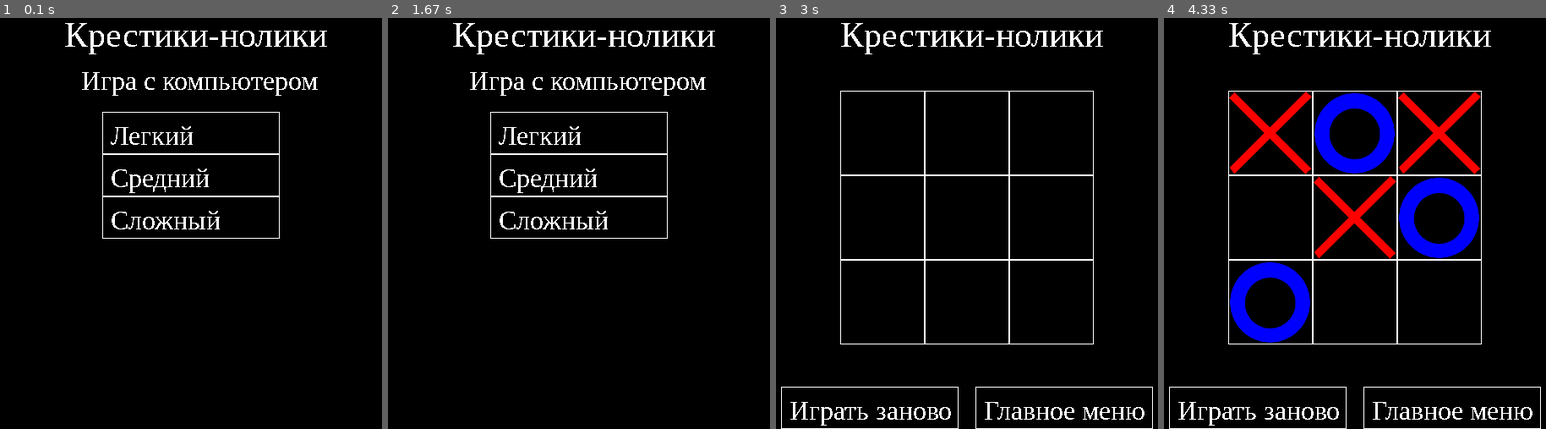
Above: before the commit, frames 1-4 (left to right).
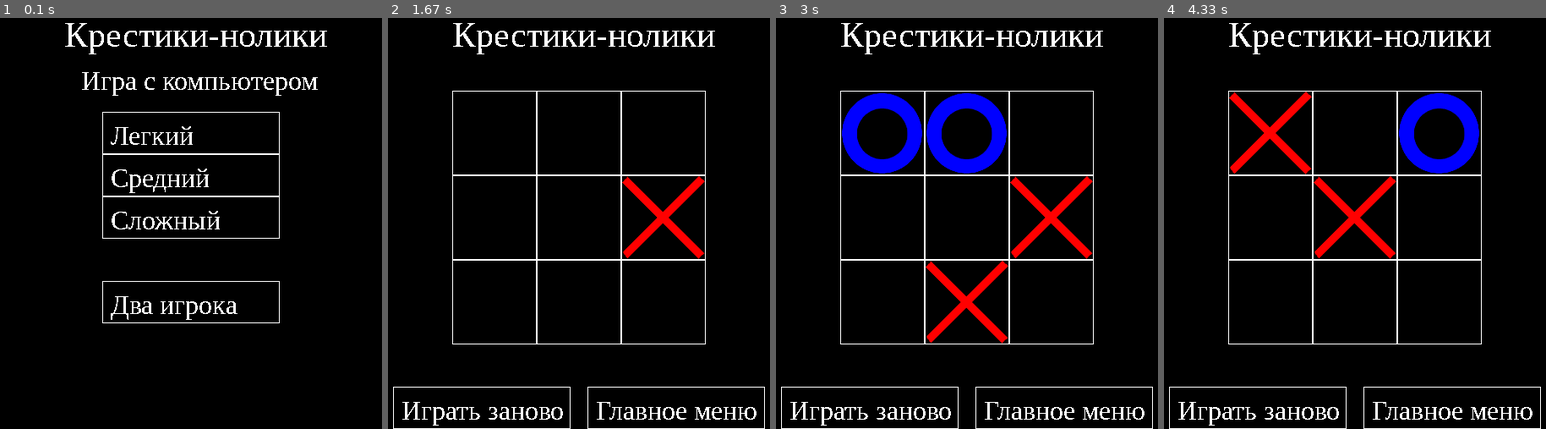
Above: after the commit, the same moments.

Repository: Mixanio/PyGameProject
Game: pygame game, started from main.py
Two runs of this game, one before a commit and one after it. Both use one fixed random seed, a clock stepped at 60 frames per second and the inputs below.
Inputs (mouse positions are in pixels of both pictures, inside the frame that each line leads up to):
- Up to frame 1 (0.1 s): no input
- Up to frame 2 (1.67 s): click (579, 219) at 0.38 s; click "Главное меню" at 0.72 s; click (579, 301) at 1.05 s, where only the run after the commit has a clickable "Два игрока"; click (628, 252) at 1.38 s
- Up to frame 3 (3 s): click (867, 133) at 1.72 s; click (947, 326) at 2.05 s; click (951, 145) at 2.38 s
- Up to frame 4 (4.33 s): click "Играть заново" at 3.22 s; click "Сложный" at 3.55 s; click (1442, 141) at 3.88 s; click (1232, 137) at 4.22 s

The runs differ from the first frame. In frame 1, 0.6% of the frame differs, in the area x 26-74%, y 63-75%; in frame 2, 6.3%; in frame 3, 6.2%; in frame 4, 8.8%, in the area x 17-83%, y 17-80%.

Commit message:
Update main.py

Diff:
--- a/main.py
+++ b/main.py
@@ -14,6 +14,7 @@
         self.turn = 2
         self.win = 0
         self.isfull = False
+        self.tic_tac_toe = 2
 
     def render(self, screen):
         img_x = pygame.image.load('img/X.png')
@@ -33,7 +34,7 @@
         if not self.win:
             try:
                 if self.board[cell[1]][cell[0]] == 0:
-                    self.board[cell[1]][cell[0]] = 2
+                    self.board[cell[1]][cell[0]] = self.tic_tac_toe
                     self.turn = True
             except TypeError:
                 pass
@@ -59,6 +60,7 @@
         self.win = 0
         self.isfull = False
         board.turn = ai.randint(0, 10) % 2
+        self.tic_tac_toe = 2
 
 
 class Buttons:
@@ -86,31 +88,37 @@
 
 def to_menu():
     global in_menu
-    in_menu = True
+    in_menu = 1
     board.restart()
 
 
 def level_0():
     global in_menu, level
-    in_menu = False
+    in_menu = 0
     level = 0
 
 
 def level_1():
     global in_menu, level
-    in_menu = False
+    in_menu = 0
     level = 1
 
 
 def level_2():
     global in_menu, level
-    in_menu = False
+    in_menu = 0
     level = 2
+
+
+def player():
+    global in_menu, level
+    in_menu = -1
+    level = -1
 
 
 pygame.init()
 size = 500, 500
-in_menu = True
+in_menu = 1
 screen = pygame.display.set_mode(size)
 pygame.display.set_caption('Крестики-нолики')
 board = Board(3, 3)
@@ -119,6 +127,7 @@
 level0 = Buttons(level_0, 145, 125, 210, 50, text='Легкий', font=32, x_text=10, y_text=10)
 level1 = Buttons(level_1, 145, 175, 210, 50, text='Средний', font=32, x_text=10, y_text=10)
 level2 = Buttons(level_2, 145, 225, 210, 50, text='Сложный', font=32, x_text=10, y_text=10)
+two_player = Buttons(player, 145, 325, 210, 50, text='Два игрока', font=32, x_text=10, y_text=10)
 font = pygame.font.SysFont('Times New Roman', 32)
 font2 = pygame.font.SysFont('Times New Roman', 42)
 board.set_view(100, 100, 100)
@@ -130,7 +139,7 @@
         if event.type == pygame.QUIT:
             running = False
         elif event.type == pygame.MOUSEBUTTONDOWN:
-            if not in_menu:
+            if in_menu < 1:
                 board.get_click(event.pos)
                 restart.click(event.pos)
                 menu.click(event.pos)
@@ -138,10 +147,10 @@
                 level0.click(event.pos)
                 level1.click(event.pos)
                 level2.click(event.pos)
+                two_player.click(event.pos)
     t = font2.render("Крестики-нолики", False, pygame.Color("white"))
     screen.blit(t, (100, 10))
-
-    if not in_menu:
+    if in_menu == 0:
         board.render(screen)
         restart.render(screen)
         menu.render(screen)
@@ -171,13 +180,46 @@
             else:
                 t = font.render('       Ничья!', False, pygame.Color("white"))
                 screen.blit(t, (150, 410))
+    elif in_menu == -1:
+        board.render(screen)
+        restart.render(screen)
+        menu.render(screen)
+        board.win = ai.check_win(board.board)
+        if not board.isfull:
+            if board.turn and board.win == 0:
+                if board.tic_tac_toe == 1:
+                    board.tic_tac_toe = 2
+                else:
+                    board.tic_tac_toe = 1
+                board.turn = False
+            if board.win == 1:
+                t = font.render(' O выиграли!', False, pygame.Color("white"))
+                screen.blit(t, (150, 410))
+            elif board.win == 2:
+                t = font.render(' X выиграли!', False, pygame.Color("white"))
+                screen.blit(t, (150, 410))
+            else:
+                board.isfull = True
+                for i in board.board:
+                    if 0 in i:
+                        board.isfull = False
+        else:
+            if board.win == 1:
+                t = font.render(' O выиграли!', False, pygame.Color("white"))
+                screen.blit(t, (150, 410))
+            elif board.win == 2:
+                t = font.render(' X выиграли!', False, pygame.Color("white"))
+                screen.blit(t, (150, 410))
+            else:
+                t = font.render('       Ничья!', False, pygame.Color("white"))
+                screen.blit(t, (150, 410))
     else:
         t = font.render("Игра с компьютером", False, pygame.Color("white"))
         screen.blit(t, (120, 70))
         level0.render(screen)
         level1.render(screen)
         level2.render(screen)
-
+        two_player.render(screen)
     pygame.time.Clock().tick(30)
     pygame.display.flip()
 pygame.quit()
